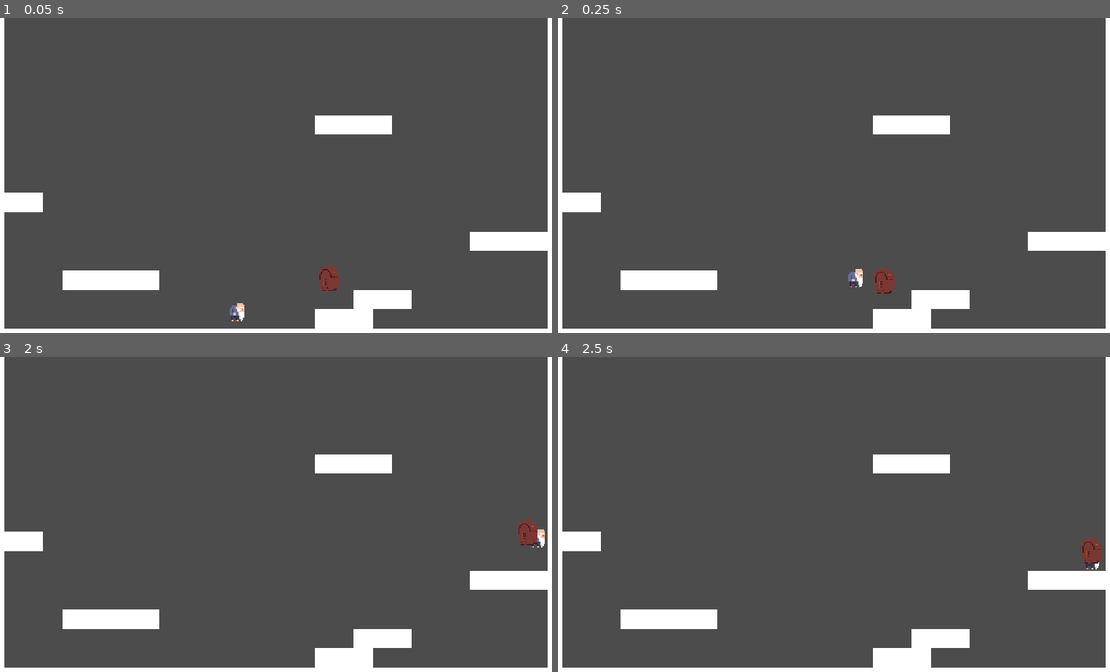
Above: before the commit, frames 1-4 (two rows, left to right).
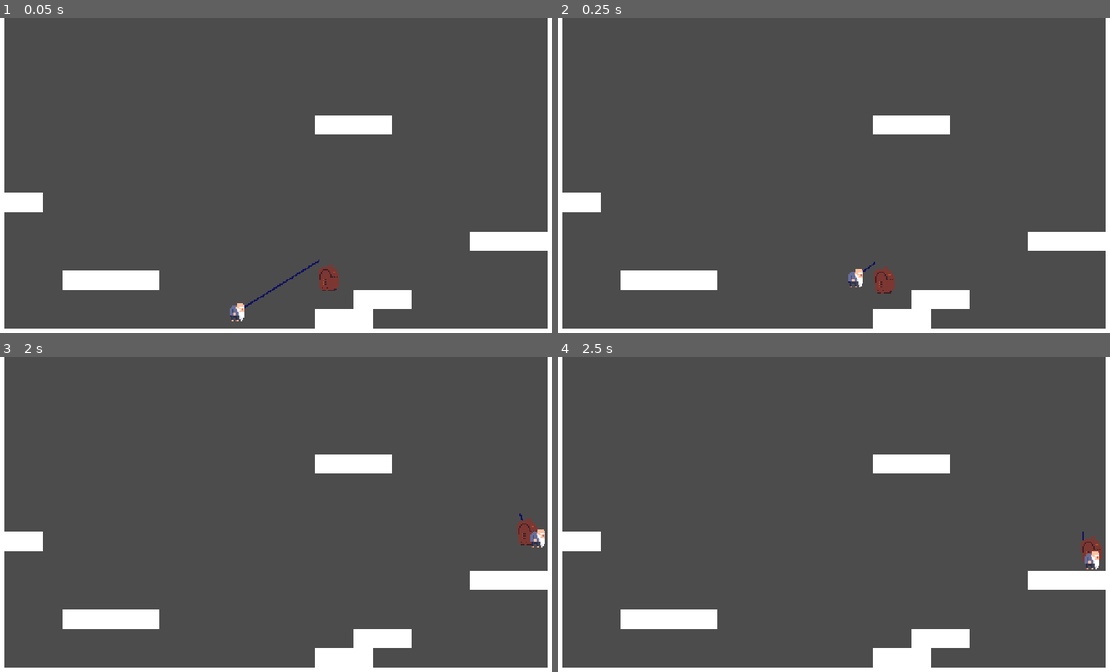
Above: after the commit, the same moments.

Repository: barraganlazlo/weekly-game-jam-197
Game: Godot game, scene res://scenes/Level.tscn
Same seed, same stepped clock (60 frames per second), same inputs: the game is played once before the commit and once after it.
Inputs:
- Up to frame 1 (0.05 s): no input
- Up to frame 2 (0.25 s): no input
- Up to frame 3 (2 s): hold Right (move_right) 0.53-1.28 s; tap Space (jump) at 0.77, 1.52 s; hold Q (move_left) from 1.28 s (still down)
- Up to frame 4 (2.5 s): release Q (move_left) at 2.03 s; hold Right (move_right) from 2.03 s (still down)

The runs differ from the first frame. In frame 1, less than 0.1% of the frame differs, in the area x 41-58%, y 76-95%; in frame 2, less than 0.1%; in frame 3, less than 0.1%; in frame 4, 0.1%, in the area x 94-99%, y 55-66%.

Commit message:
lineRenderer

Diff:
--- a/GameProject/scenes/Level.tscn
+++ b/GameProject/scenes/Level.tscn
@@ -1,10 +1,11 @@
-[gd_scene load_steps=10 format=2]
+[gd_scene load_steps=11 format=2]
 
 [ext_resource path="res://tilesets/walls.tres" type="TileSet" id=1]
 [ext_resource path="res://sprites/bag/Bag mecanism.png" type="Texture" id=2]
 [ext_resource path="res://scripts/PlayerLaunching.gd" type="Script" id=3]
 [ext_resource path="res://sprites/player/Player_throwself.png" type="Texture" id=4]
 [ext_resource path="res://scripts/BagLaunching.gd" type="Script" id=5]
+[ext_resource path="res://scenes/Strap.gd" type="Script" id=6]
 
 [sub_resource type="PhysicsMaterial" id=1]
 friction = 0.0
@@ -29,6 +30,14 @@
 cell_quadrant_size = 64
 format = 1
 tile_data = PoolIntArray( 0, 0, 0, 29, 0, 0, 65536, 0, 0, 65565, 0, 0, 131072, 0, 0, 131101, 0, 0, 196608, 0, 0, 196637 …(1088 unchanged characters)…
+
+[node name="Line2D" type="Line2D" parent="."]
+points = PoolVector2Array( 0, 0, 0, 0 )
+width = 1.0
+default_color = Color( 0.0705882, 0.0705882, 0.384314, 1 )
+script = ExtResource( 6 )
+bag_strap_path = NodePath("../BagLaunching/Body/StrapPosition")
+player_strap_path = NodePath("../PlayerLaunching/Body/StrapPosition")
 
 [node name="PlayerLaunching" type="RigidBody2D" parent="."]
 position = Vector2( 200, 248 )
@@ -44,6 +53,7 @@
 
 [node name="Sprite" type="Sprite" parent="PlayerLaunching/Body"]
 position = Vector2( -4, -8.5 )
+z_index = 1
 texture = ExtResource( 4 )
 hframes = 5
 
--- /dev/null
+++ b/GameProject/scenes/Strap.gd
@@ -0,0 +1,14 @@
+extends Line2D
+
+export (NodePath) var bag_strap_path: NodePath
+export (NodePath) var player_strap_path: NodePath
+var bag_strap
+var player_strap
+
+func _ready():
+	bag_strap =get_node(bag_strap_path)
+	player_strap =get_node(player_strap_path)
+
+func _process(delta):
+	points[0]=bag_strap.global_position
+	points[1]=player_strap.global_position
Not shown: 2 places in GameProject/scenes/Level.tscn that only renumber resources
